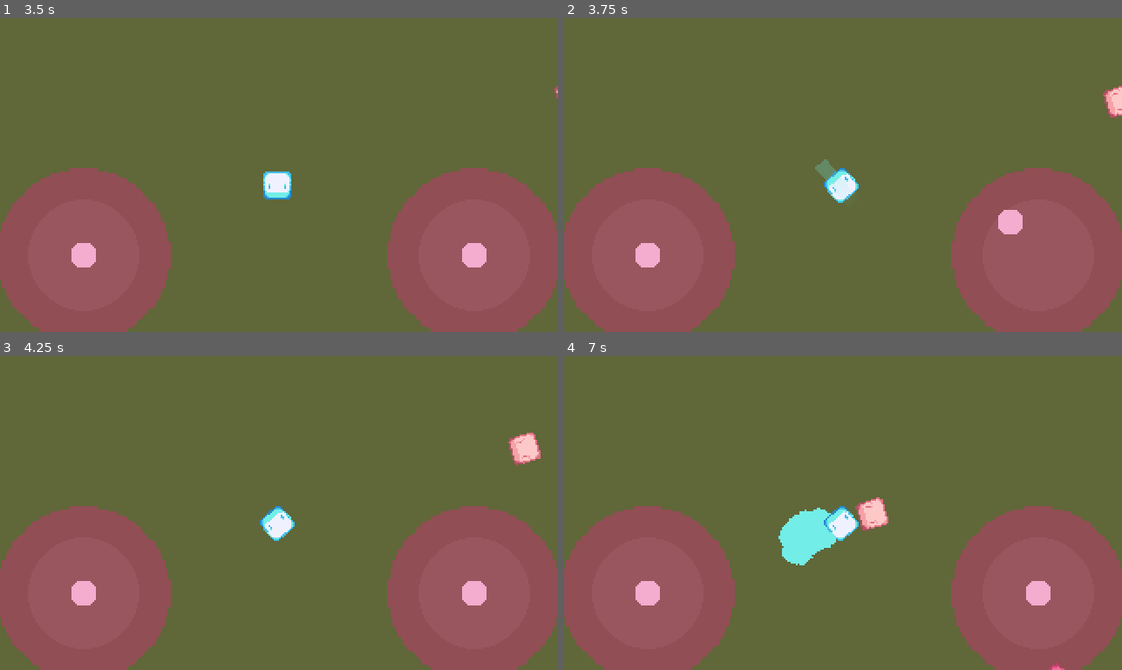
Above: before the commit, frames 1-4 (two rows, left to right).
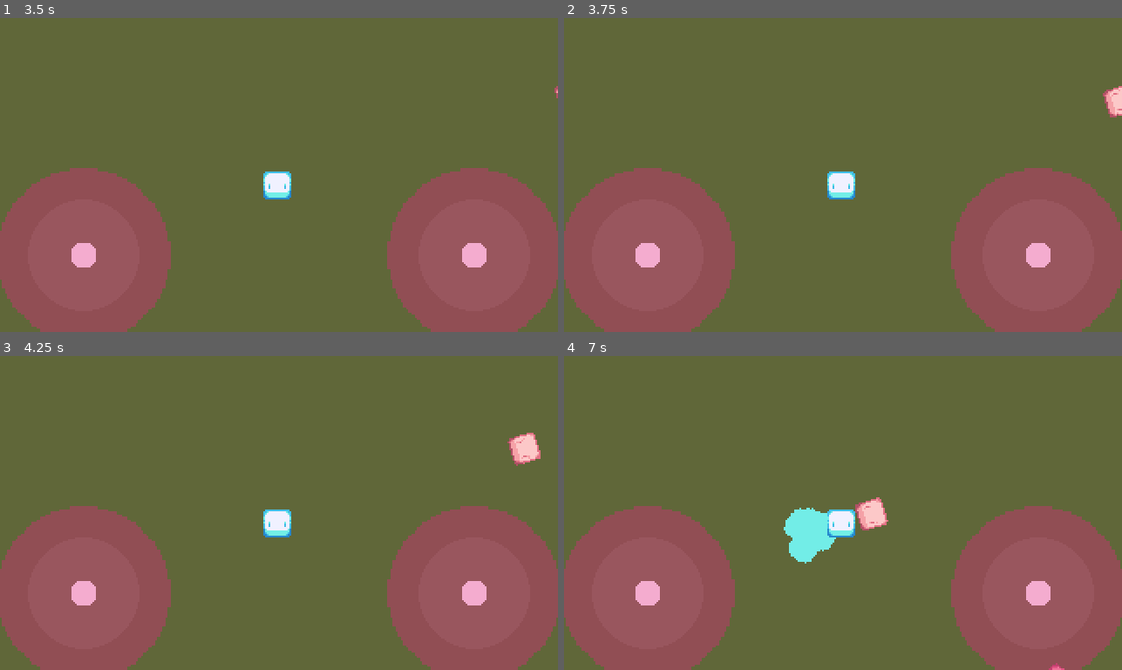
Above: after the commit, the same moments.

Repository: wyvernbw/godot-shooter-demo
Game: Godot game, scene res://world/World.tscn
Two runs of this game, one before a commit and one after it. Both use one fixed random seed, a clock stepped at 60 frames per second and the inputs below.
Inputs (mouse positions are in pixels of both pictures, inside the frame that each line leads up to):
- Up to frame 1 (3.5 s): tap Enter at 0.5, 2 s; move the mouse to (401, 159) at 0.52 s; click (401, 159) at 0.67 s; tap Space at 1.25, 2.75 s; drag from (167, 190) to (251, 237) at 1.27 s; move the mouse to (334, 105) at 2.02 s; click (334, 105) at 2.17 s; drag from (251, 237) to (111, 127) at 2.77 s
- Up to frame 2 (3.75 s): tap Enter at 3.5 s; move the mouse to (1010, 222) at 3.52 s; click (1010, 222) at 3.67 s
- Up to frame 3 (4.25 s): no input
- Up to frame 4 (7 s): drag from (675, 465) to (759, 434) at 4.27 s; move the mouse to (870, 513) at 5.02 s; click (870, 513) at 5.17 s; drag from (759, 434) to (843, 522) at 5.77 s; move the mouse to (965, 497) at 6.52 s; click (965, 497) at 6.67 s

Frame 1 is identical in both runs. In frame 2, 1.0% of the frame differs, in the area x 45-88%, y 45-80%; in frame 3, 0.3%; in frame 4, 0.7%.

Commit message:
Fix joystick length calculation

Diff:
--- a/gui/Joystick.tscn
+++ b/gui/Joystick.tscn
@@ -26,3 +26,6 @@
 position = Vector2( 8, 8 )
 scale = Vector2( 1.5625, 1.5625 )
 texture = ExtResource( 1 )
+
+[node name="Center" type="Position2D" parent="."]
+position = Vector2( 8, 8 )
--- a/gui/joystick.gd
+++ b/gui/joystick.gd
@@ -36,8 +36,8 @@
 	return (button.global_position - self.position).normalized()
 
 func in_search_area(pos : Vector2) -> bool:
-	var length = (self.position - pos).length()
-	return length <= search_radius
+	var length = ($Center.position - pos).length()
+	return length <= search_radius * (scale.x + scale.y) / 2
 
 func set_search_radius(new_radius : int) -> void:
 	search_radius = new_radius
